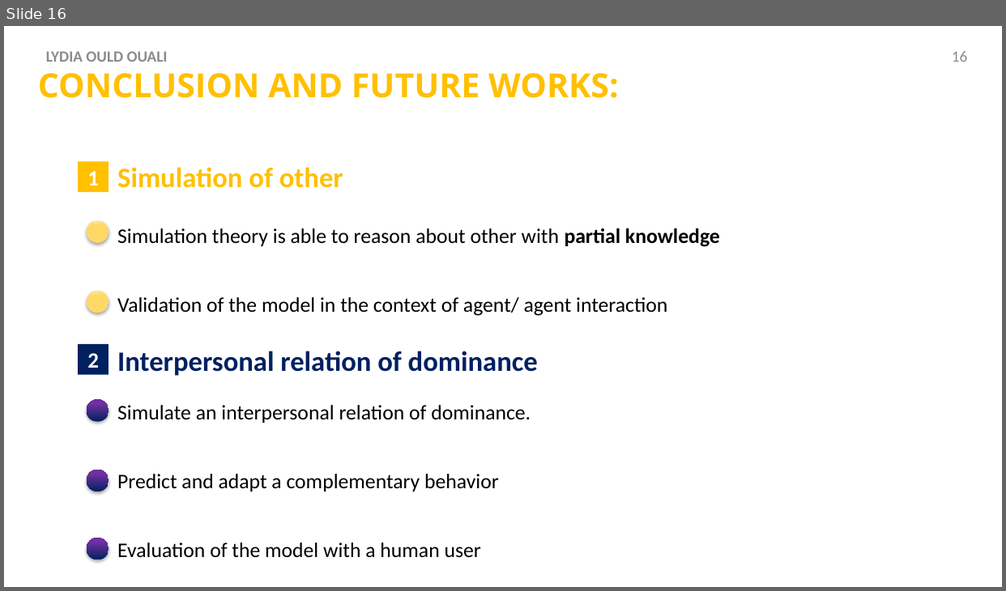
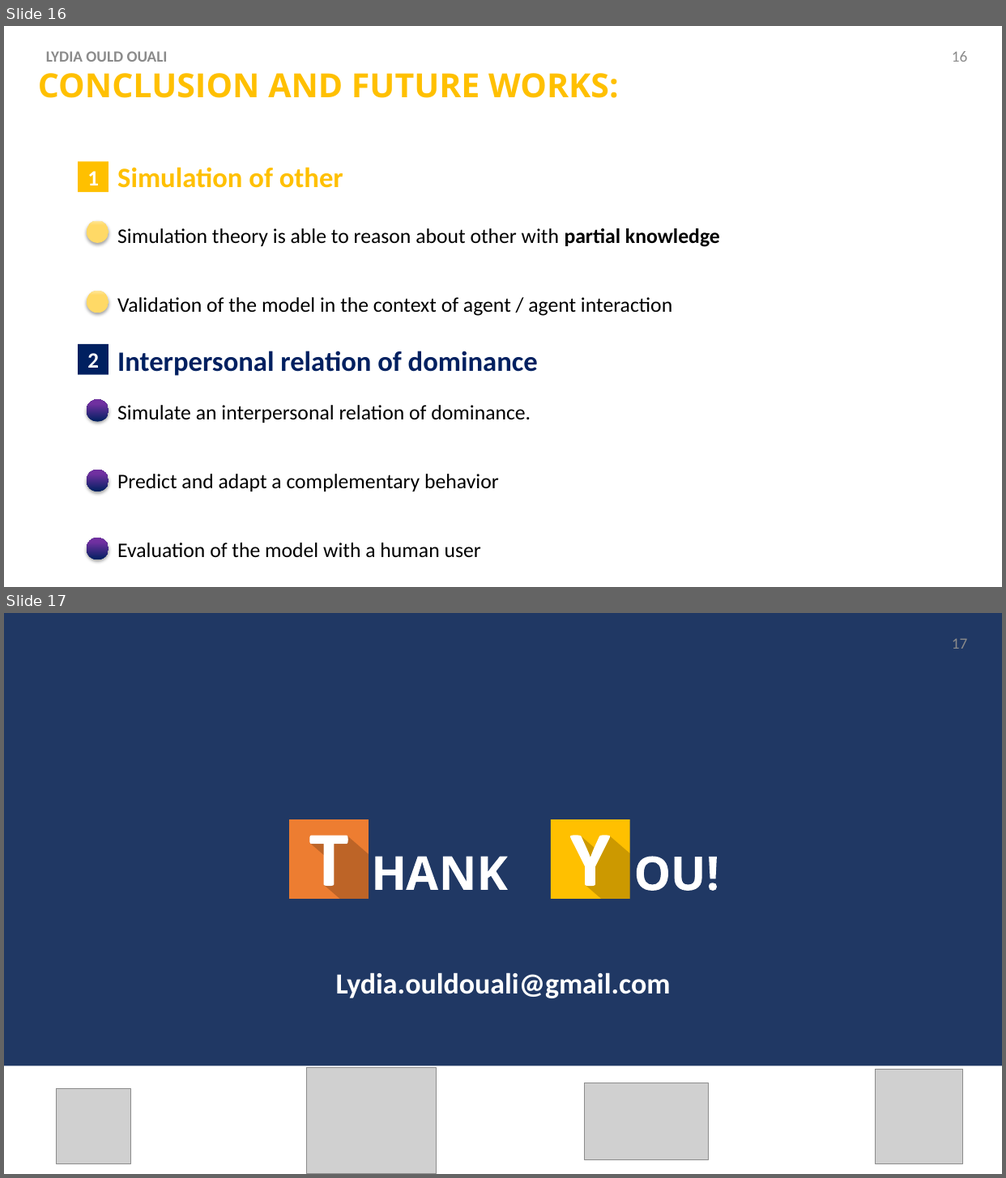
Before and after one commit to Olydia/Discolog, a slide deck: papers/Presentations/intellisys/intellysis_v2.pptx. Shown one above the other, each under a label of ours: slide 16 before the commit, slides 16 and 17 after it. The pictures are 1006x591 and 1006x1178 pixels, drawn with LibreOffice and Linux fonts; fonts in the diff are those of the drawing; grey boxes stand for pictures. Boxes give left, top, right and bottom in pixels: in the first picture for what was removed or moved away, otherwise in the second. Text is boxed around its words. In the diff, an @@ line names an element or a change of style, - is before the commit and + after.

```diff
--- a/papers/Presentations/intellisys/intellysis_v2.pptx
+++ b/papers/Presentations/intellisys/intellysis_v2.pptx
@@ slide 17 added at (4,613,1002,1174), background #FFFFFF @@
@@ rectangle added at (4,613,1002,1066), fill #203864 @@
@@ page number added at (952,638,967,649), 15 pt, text #8C8C8C @@
+17
@@ group added at (289,820,717,899): 6 freeform shapes, 2 rectangles @@
@@ text added at (336,973,671,999), 28 pt, text #FFFFFF, bold @@
+Lydia.ouldouali@gmail.com
@@ picture added at (306,1068,436,1174) @@
@@ picture added at (876,1070,962,1164) @@
@@ picture added at (57,1089,131,1164) @@
@@ picture added at (585,1084,709,1161) @@
@@ slide 16 changed as well @@
@@ text at (117,297,672,316): spaces changed @@
-Validation of the model in the context of agent/ agent interaction
+Validation of the model in the context of agent / agent interaction
```
Also in this commit, not shown: 9 other slides changed, 1 slide removed, 1 other file.
